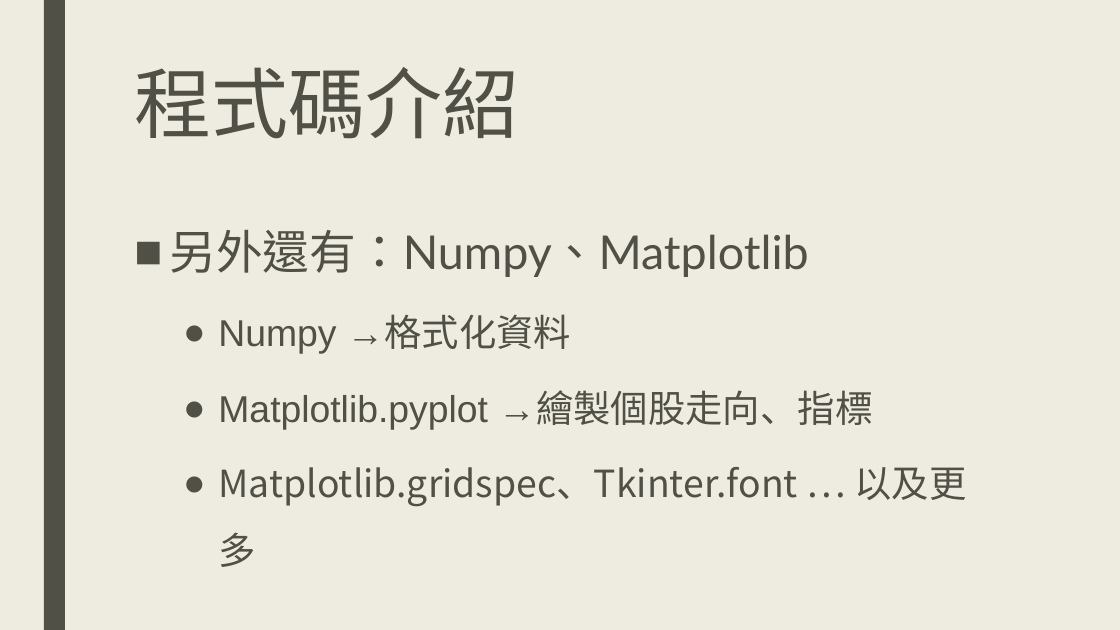
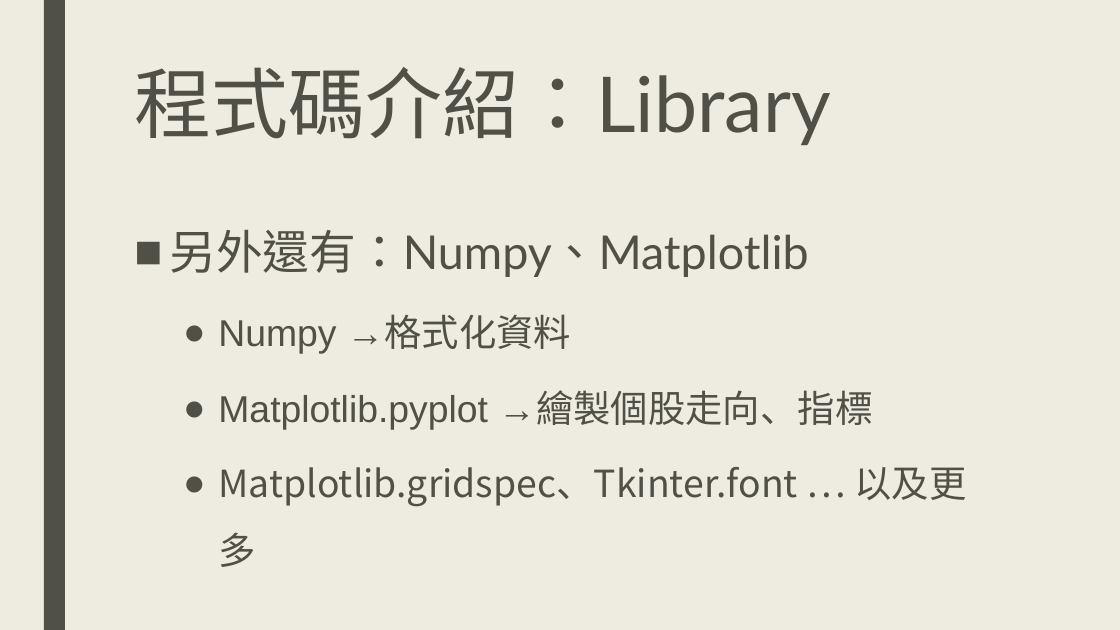
Before and after one commit to DanTsai0903/Stock-King-Project, a slide deck: slide 13 of 商管程式報告.pptx. Drawn at 1120x630 pixels with LibreOffice and Linux fonts; fonts in the diff are those of the drawing. Boxes give left, top, right and bottom in pixels: in the first picture for what was removed or moved away, otherwise in the second. Text is boxed around its words. In the diff, an @@ line names an element or a change of style, - is before the commit and + after.

```diff
--- a/商管程式報告.pptx
+++ b/商管程式報告.pptx
@@ title at box(134, 67, 830, 145): text changed @@
-程式碼介紹
+程式碼介紹：Library
```
Also in this commit, not shown: 2 other slides changed, 3 slides added.
